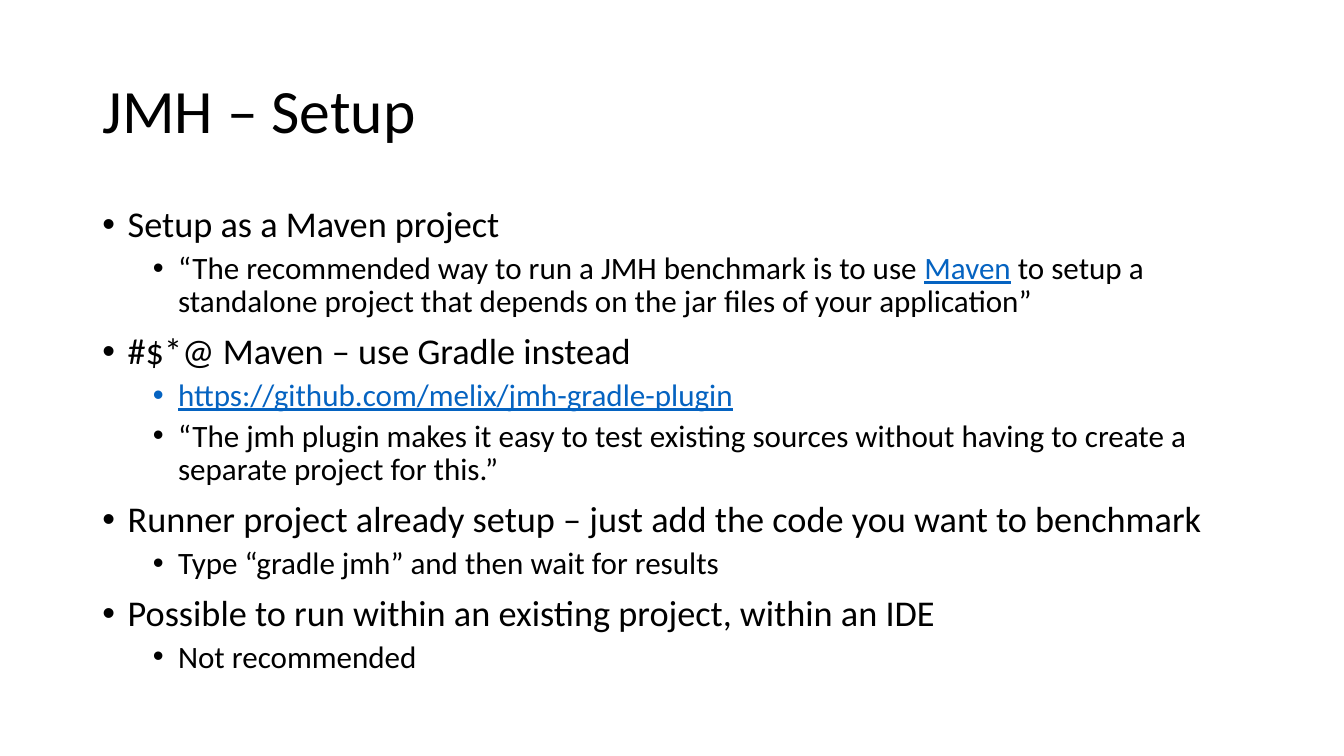
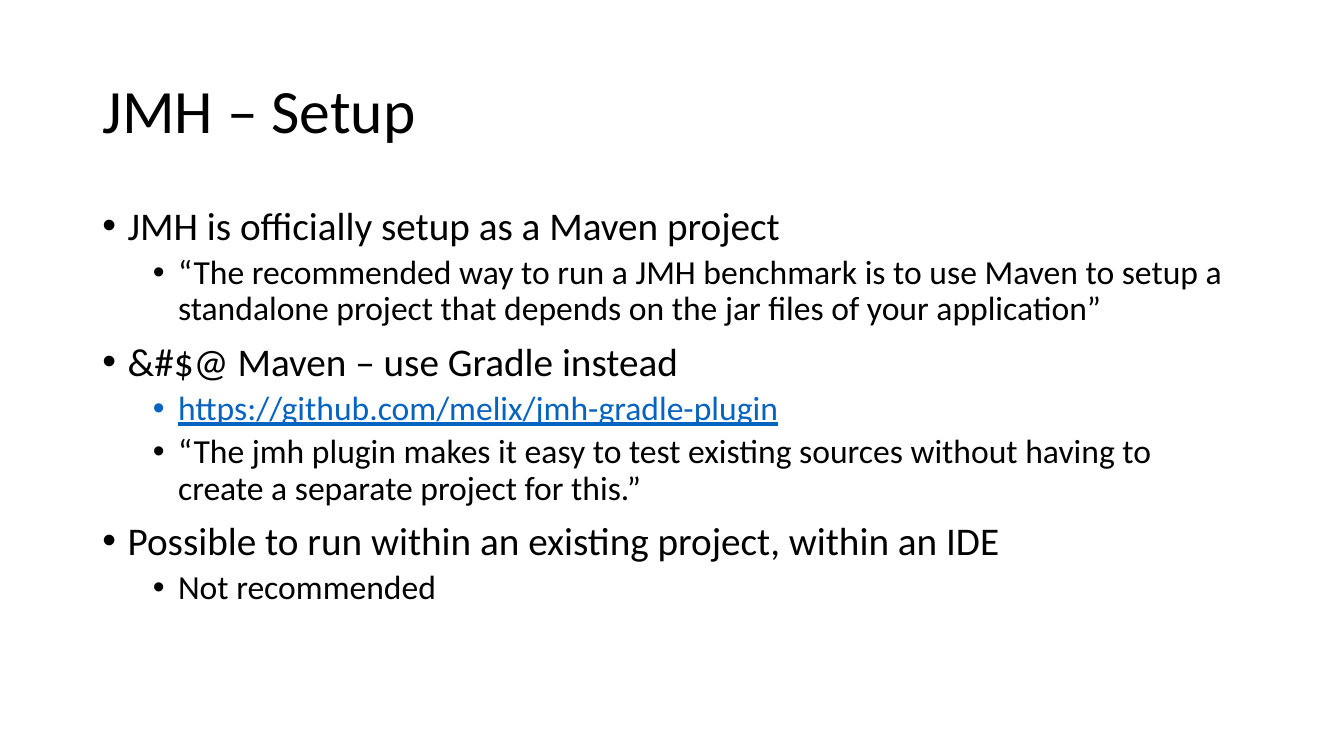
Before and after one commit to tresat/JMH-Presentation, a slide deck: slide 18 of doc/slides.pptx (slide 16 before the commit). Drawn at 1344x756 pixels with LibreOffice and Linux fonts; fonts in the diff are those of the drawing. Boxes give left, top, right and bottom in pixels: in the first picture for what was removed or moved away, otherwise in the second. Text is boxed around its words. In the diff, an @@ line names an element or a change of style, - is before the commit and + after.

```diff
--- a/doc/slides.pptx
+++ b/doc/slides.pptx
@@ text at (128, 212, 780, 247): text changed; size 25.9 to 28 pt @@
-• Setup as a Maven project
+• JMH is officially setup as a Maven project
@@ text at (128, 260, 1222, 600): size 22.2 to 24 pt in "“The recommended way to run a JMH ...", "https://github.com/melix/jmh-gradle-plugin", "“The jmh plugin makes it easy to ...", "Not recommended"; text colour #0563C1 to #000000, underline off in "Maven"; size 25.9 to 28 pt in "Possible to run within an existing project, ..." @@
@@ text at (238, 348, 678, 377): text changed; size 25.9 to 28 pt @@
-• #$*@ Maven – use Gradle instead
+• &#$@ Maven – use Gradle instead
@@ text at (128, 506, 1201, 580): paragraphs removed @@
-• Runner project already setup – just add the code you want to benchmark
-  • Type “gradle jmh” and then wait for results
```
Also in this commit, not shown: 18 other slides changed, 6 slides added, 5 slides removed, 11 other files.
